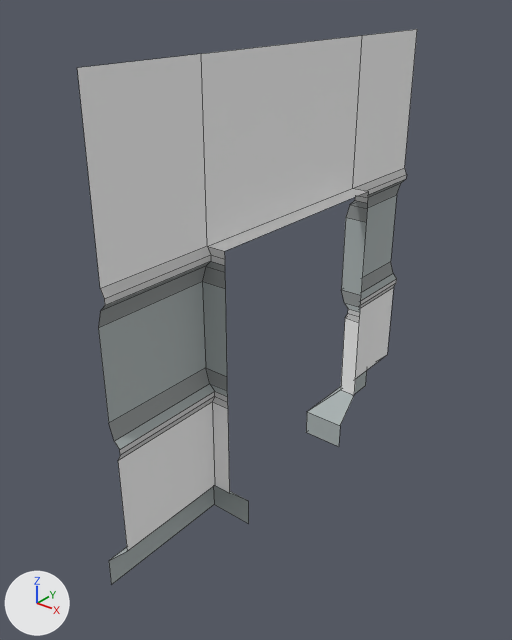
Before and after pictures for a commit that changed the FBX model BODY/Assets/Main/Meshes/Environment/walls/base_doorframe_01.FBX.
The view is the same before and after, from a camera (50 mm lens) standing at (5.06, -4.59, 4.45) and looking at (1.58, -0.24, 1.76). Lighting does not change. The marker at lower left points along +X, +Y and +Z. Mesh edges are drawn as thin lines. Where no turn or scale is listed for an object, it has been applied to the vertices.

In view in the first picture: 'base_doorframe_01'.
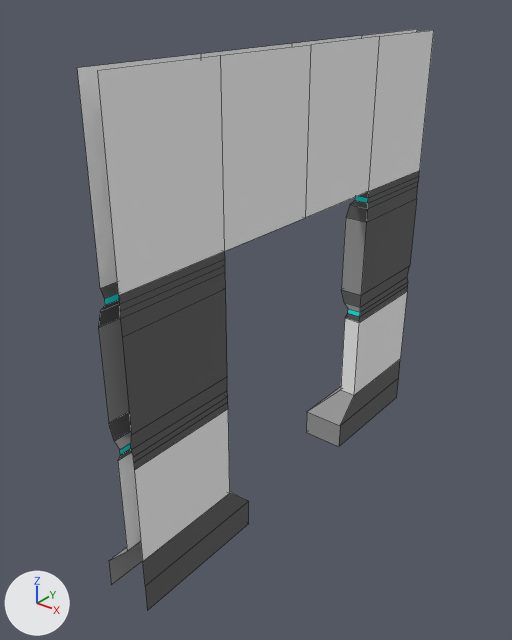
The change, as a diff of the scene's bpy script:
```diff
--- a/BODY/Assets/Main/Meshes/Environment/walls/base_doorframe_01.FBX.py
+++ b/BODY/Assets/Main/Meshes/Environment/walls/base_doorframe_01.FBX.py
@@ mat_leistenkante @@
 mat_leistenkante = principled_material('Leistenkante')
-mat_leistenkante.base_color = (0.286, 0.306, 0.306)  # grey #929696
+mat_leistenkante.base_color = (0.106, 0.106, 0.106)  # dark grey #5c5c5c
 mat_leistenkante.roughness = 0.859
@@ mat_emission @@
 mat_emission = principled_material('emission')
-mat_emission.base_color = (0.631, 0.631, 0.631)  # light grey #d0d0d0
+mat_emission.base_color = (0.0, 0.867, 0.863)  # cyan #00efef
 mat_emission.roughness = 0.859
@@ me_mesh @@
 # used by ob_base_doorframe_01; location = (0.0, 0.0, 0.0)
-me_mesh.from_pydata(...)  # 82 vertices, 52 faces; spans x 1.48..1.9, y -2.0..2.0, z 0.0..4.0
+me_mesh.from_pydata(...)  # 116 vertices, 82 faces; spans x 1.48..1.9, y -2.0..2.0, z 0.0..4.0
+# me_mesh part 1
+# 2 faces are deleted
+# 6 vertices are added at (1.9, 2.0, 0.0), (1.9, 2.0, 0.26), (1.88, 2.0, 1.52), (1.9, -2.0, 0.26), (1.9, -2.0, 0.0), (1.88, -2.0, 1.52)
+# 13 new vertices lie (0.0, 1.0, 0.0) away from vertices in x 1.73..1.9, y -1.0..1.0, z 0.51..4.0
+# 10 new vertices lie (0.0, -1.0, 0.0) away from vertices in x 1.9, y -1.0, z 0.51..2.69
+# 5 new vertices lie (0.0, 0.0, 1.31) away from vertices in x 1.9, y -2.0..2.0, z 2.69
+# 10 new faces join them, mat_basecolor (white #f5f5f5)
+# 22 new faces join them, mat_leistenkante (dark grey #5c5c5c)
+# me_mesh part 2: 8 faces spanning x 1.73..1.9, y -2.0..2.0, z 1.36..2.69 switch from mat_emission (light grey #d0d0d0) to mat_leistenkante (dark grey #5c5c5c)
 me_mesh.materials.append(mat_basecolor)
```

Boxes (x1, y1, x2, y2) around the edits, measured in the pictures (512 x 640 px):
'base_doorframe_01', recoloured, reshaped: before (77, 29, 417, 585); after (77, 29, 434, 611)
part 1 of me_mesh, built on: before (201, 36, 368, 251); after (98, 30, 434, 611)
part 2 of me_mesh, recoloured: before (100, 168, 406, 461); after (100, 191, 369, 461)
